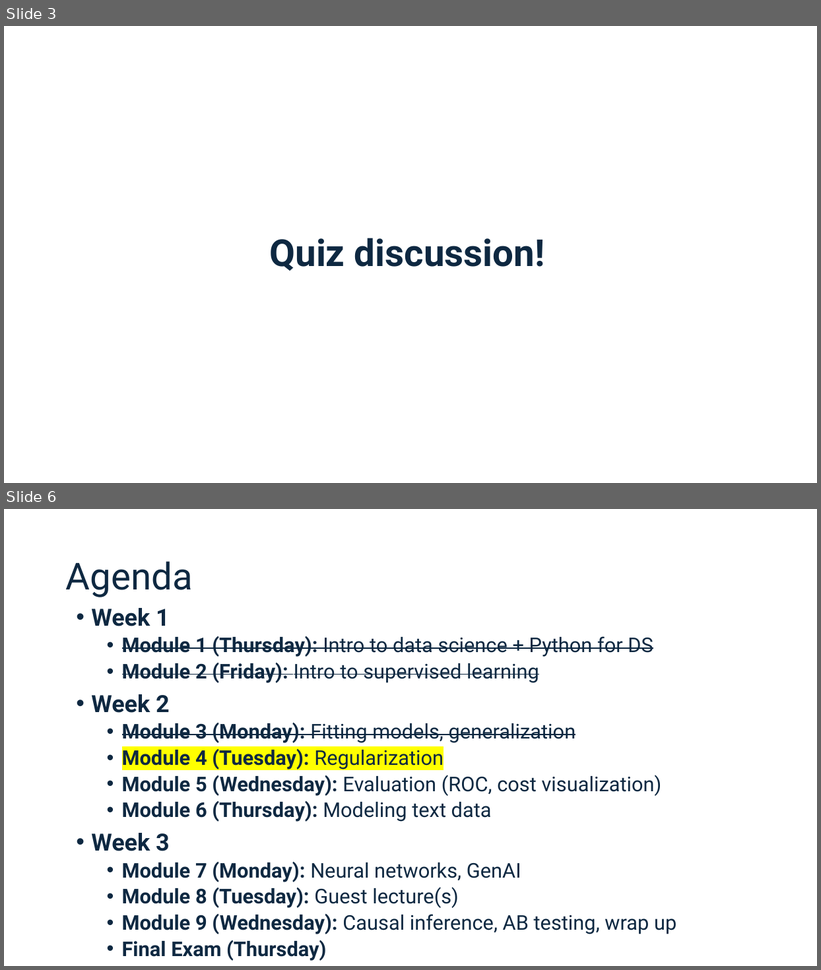
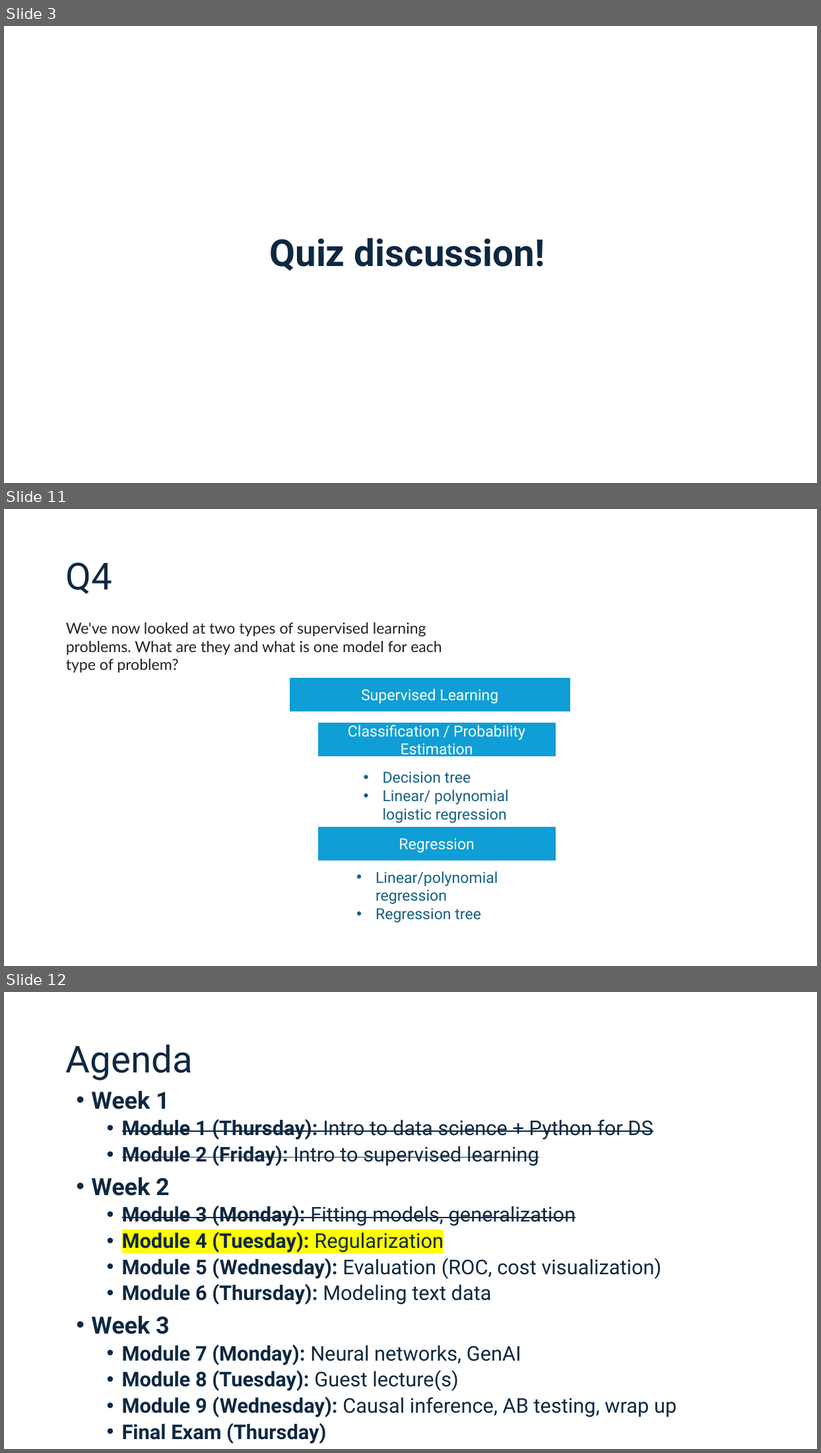
Before and after one commit to connordouglas10/DS-Tech-2025January, a slide deck: Modules/Module4/Slides 4.pptx. Shown one above the other, each under a label of ours: slides 3 and 6 before the commit, slides 3, 11 and 12 after it; the slides between them are not shown. The pictures are 821x970 and 821x1453 pixels, drawn with LibreOffice and Linux fonts; fonts in the diff are those of the drawing. Boxes give left, top, right and bottom in pixels: in the first picture for what was removed or moved away, otherwise in the second. Text is boxed around its words. In the diff, an @@ line names an element or a change of style, - is before the commit and + after.

```diff
--- a/Modules/Module4/Slides 4.pptx
+++ b/Modules/Module4/Slides 4.pptx
@@ slide 11 added at (x1=4, y1=509, x2=817, y2=966), background #FFFFFF @@
@@ title added at (x1=66, y1=562, x2=113, y2=594), 44 pt, text #0E2841 @@
+Q4
@@ text added at (x1=66, y1=623, x2=442, y2=673), 18 pt, text #202122 @@
+We've now looked at two types of supervised learning problems. What are they and what is one model for each type of problem?
@@ rectangle added at (x1=289, y1=677, x2=571, y2=712), fill #0F9ED5, outline #FFFFFF 1.5 pt, 18 pt, text #FFFFFF @@
+Supervised Learning
@@ rectangle added at (x1=318, y1=722, x2=556, y2=757), fill #0F9ED5, outline #FFFFFF 1.5 pt, 18 pt, text #FFFFFF @@
+Classification / Probability Estimation
@@ text added at (x1=383, y1=772, x2=509, y2=823), 18 pt, text #156082 @@
+• Decision tree
+• Linear/ polynomial logistic regression
@@ rectangle added at (x1=318, y1=826, x2=556, y2=861), fill #0F9ED5, outline #FFFFFF 1.5 pt, 18 pt, text #FFFFFF @@
+Regression
@@ text added at (x1=376, y1=871, x2=498, y2=923), 18 pt, text #156082 @@
+• Linear/polynomial regression
+• Regression tree
@@ what was slide 6 is now slide 12 @@
```
Also in this commit, not shown: 3 slides changed, 24 other slides added, 2 slides removed, 7 other files.
